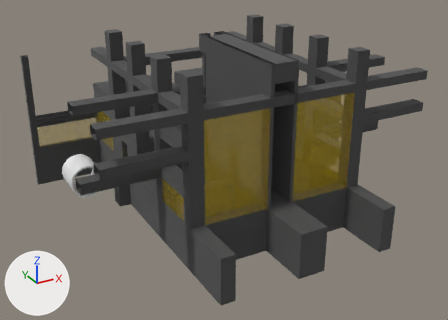
The FBX model Assets/-Ian/Model/GearChamber/GreatStructure.fbx, before and after one commit.
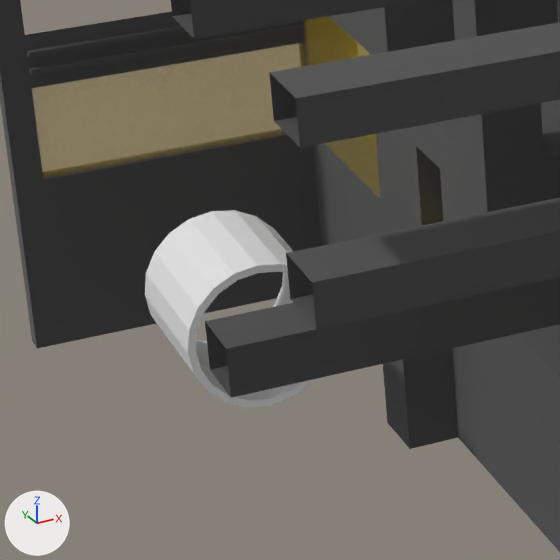
The first picture shows the older version from a 50 mm lens placed at (-168.6, -272.3, 157.7), pointed at (-5.9, 23.6, 9.8). The close-ups show the older and then the newer version on the part from 7% to 34% of the width and 34% to 72% of the height of that picture. Only the edits that show in the close-ups are written down. The lights are fixed; the arrows at lower left show +X, +Y and +Z. Where no turn or scale is listed for an object, it has been applied to the vertices.

In view in the first close-up: 'Cylinder.001', 'GearChamberStructure', 'GearChamberStructure.001'.
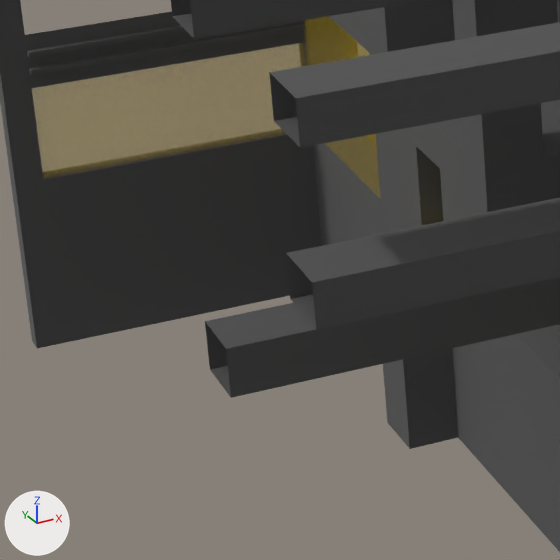
Location of each change, [x1, y1, x2, y2] in pixels of the close-ups (560 x 560 px):
```json
{"object": "Cylinder.001", "change": "deleted", "before": [145, 210, 316, 408]}
```

Scene script edits in JSON lines:
```json
{"op": "remove", "block": "ob_cylinder_001", "code": ["ob_cylinder_001 = bpy.data.objects.new('Cylinder.001', me_cylinder_002)", "ob_cylinder_001.location = (-80.0, 63.3, 0.0)"]}
```
